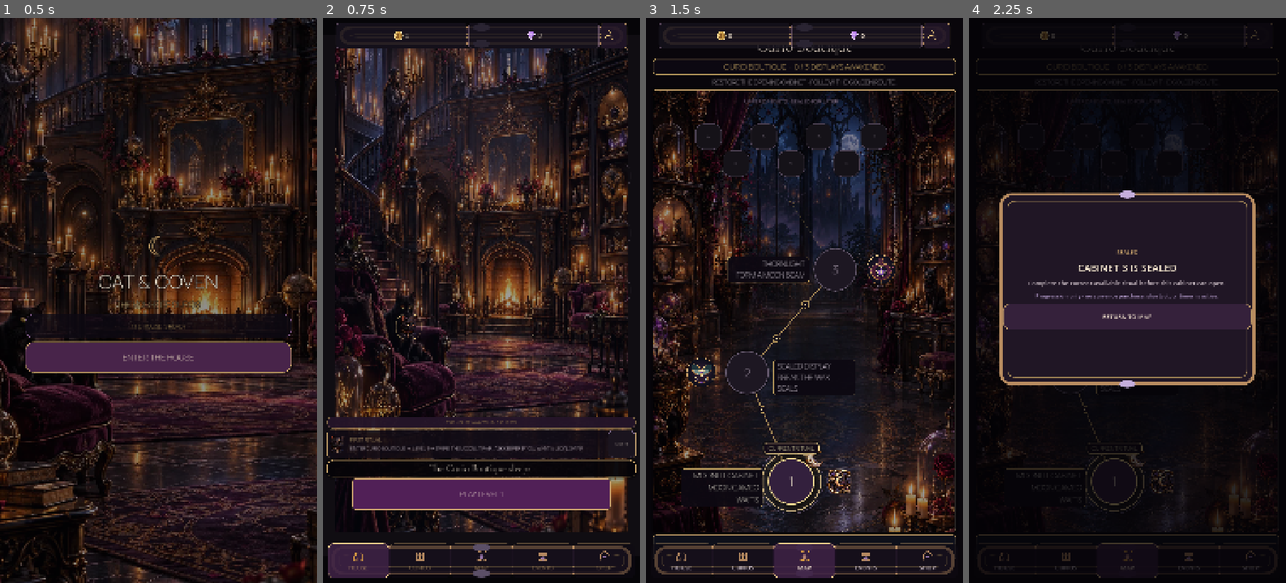
Above: before the commit, frames 1-4 (left to right).
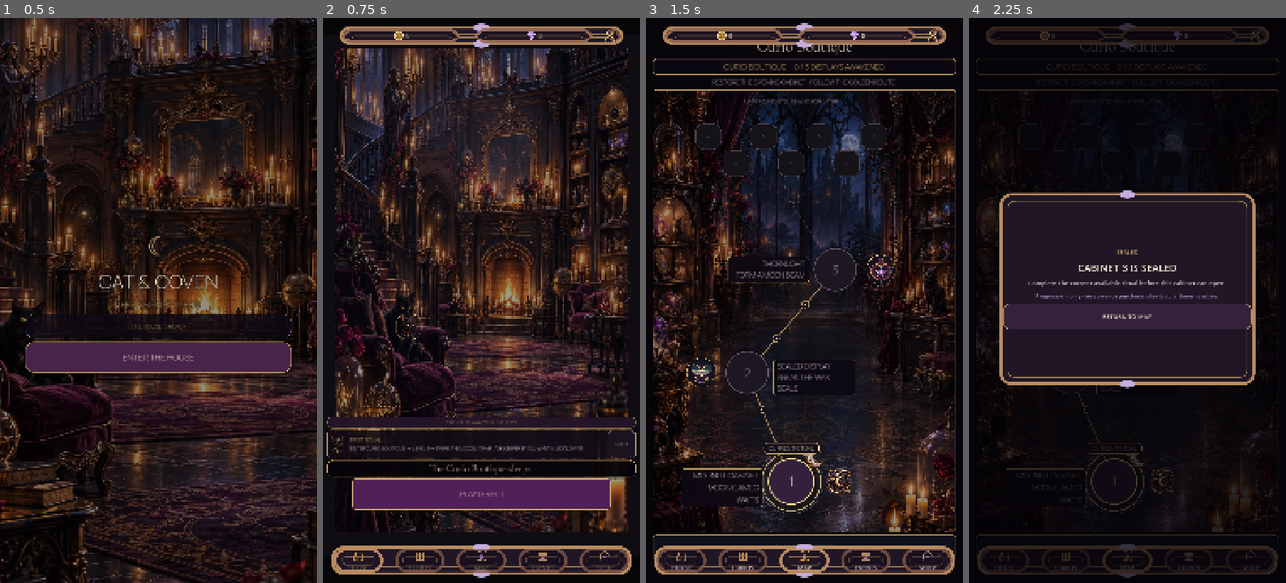
Above: after the commit, the same moments.

Repository: Jay-prodesign/akilta-match3
Game: Godot game, scene res://src/app/app_bootstrap.tscn
Same seed, same stepped clock (60 frames per second), same inputs: the game is played once before the commit and once after it.
Inputs:
- Up to frame 1 (0.5 s): no input
- Up to frame 2 (0.75 s): click "ENTER THE HOUSE" at 0.5 s
- Up to frame 3 (1.5 s): click "PLAY LEVEL 1" at 1.25 s
- Up to frame 4 (2.25 s): click "3" at 2 s

Frame 1 is identical in both runs. In frame 2, 4.9% of the frame differs, in the area x 1-98%, y 0-100%; in frame 3, 5.0%, in the area x 2-98%, y 0-100%; in frame 4, 2.7%.

Commit message:
Back global interactive shell states with production chrome (#92)
Replace repeated flat inner shell surfaces with verified authored 9-slice material, preserving locked global geometry. Real 540x960 inspection rejected repeated ceremonial medallions; compact controls now use the corrected quiet chrome variant.

Diff:
--- a/assets/manifests/screen_asset_manifest.json
+++ b/assets/manifests/screen_asset_manifest.json
@@ -385,9 +385,9 @@
       ],
       "reuse": "global",
       "priority": "P0",
-      "production_status": "runtime_connected_authored_9slice_candidate",
+      "production_status": "runtime_connected_authored_9slice_verified",
       "current_path": "assets/ui/chrome/gbl_ui_ritual_panel_9s_base_v01.svg",
-      "technical_policy": "runtime_decoded_svg_to_imagetexture_9slice__authored_frame__render_verification_required",
+      "technical_policy": "runtime_decoded_svg_to_imagetexture_9slice__authored_frame__godot_4_7_2_render_verified",
       "runtime_style_script": "src/ui/theme/production_chrome.gd"
     },
     {
@@ -2230,10 +2230,10 @@
       ],
       "reuse": "declared_reuse_of_gbl_primary_panel_frame",
       "priority": "P0",
-      "production_status": "runtime_connected_authored_9slice_candidate",
+      "production_status": "runtime_connected_authored_9slice_verified",
       "current_path": "assets/ui/chrome/gbl_ui_ritual_panel_9s_base_v01.svg",
       "runtime_style_script": "src/ui/theme/production_chrome.gd",
-      "technical_policy": "runtime_decoded_svg_to_imagetexture_9slice__gameplay_shell__render_verification_required",
+      "technical_policy": "runtime_decoded_svg_to_imagetexture_9slice__gameplay_shell__godot_4_7_2_render_verified",
       "block": "resource_strip",
       "slot": "resource_strip_frame",
       "state": [
@@ -2268,10 +2268,10 @@
       ],
       "reuse": "declared_reuse_of_gbl_primary_panel_frame",
       "priority": "P0",
-      "production_status": "runtime_connected_authored_9slice_candidate",
+      "production_status": "runtime_connected_authored_9slice_verified",
       "current_path": "assets/ui/chrome/gbl_ui_ritual_panel_9s_base_v01.svg",
       "runtime_style_script": "src/ui/theme/production_chrome.gd",
-      "technical_policy": "runtime_decoded_svg_to_imagetexture_9slice__gameplay_shell__render_verification_required",
+      "technical_policy": "runtime_decoded_svg_to_imagetexture_9slice__gameplay_shell__godot_4_7_2_render_verified",
       "block": "gameplay_header",
       "slot": "objective_hud_frame",
       "state": [
@@ -2317,10 +2317,10 @@
       ],
       "reuse": "declared_reuse_of_gbl_primary_panel_frame",
       "priority": "P0",
-      "production_status": "runtime_connected_authored_9slice_candidate",
+      "production_status": "runtime_connected_authored_9slice_verified",
       "current_path": "assets/ui/chrome/gbl_ui_ritual_panel_9s_base_v01.svg",
       "runtime_style_script": "src/ui/theme/production_chrome.gd",
-      "technical_policy": "runtime_decoded_svg_to_imagetexture_9slice__gameplay_shell__render_verification_required",
+      "technical_policy": "runtime_decoded_svg_to_imagetexture_9slice__gameplay_shell__godot_4_7_2_render_verified",
       "block": "booster_row",
       "slot": "booster_tray_frame",
       "state": [
@@ -2417,6 +2417,92 @@
           ]
         }
       ]
+    },
+    {
+      "asset_id": "gbl_resource_chip_frame",
+      "screen": [
+        "global"
+      ],
+      "block": "global_header",
+      "slot": "currency_chip_shell",
+      "state": [
+        "normal"
+      ],
+      "type": "structural_ui",
+      "dimensions": "512x512_9slice_runtime_reuse",
+      "aspect_ratio": "scalable",
+      "transparent": true,
+      "variants": [
+        "coin",
+        "gem"
+      ],
+      "reuse": "declared_reuse_of_gbl_primary_panel_frame",
+      "priority": "P0",
+      "production_status": "runtime_connected_authored_9slice_verified",
+      "current_path": "assets/ui/chrome/gbl_ui_ritual_panel_9s_quiet_v01.svg",
+      "runtime_style_script": "src/ui/theme/production_chrome.gd",
+      "technical_policy": "runtime_decoded_svg_to_imagetexture_9slice__global_resource_chip__godot_4_7_2_render_verified",
+      "provenance": "Derived quiet structural 9-slice from the approved authored ritual-frame family; removes the ceremonial center medallions from repeated compact controls while preserving the same border/material language."
+    },
+    {
+      "asset_id": "gbl_nav_item_frame",
+      "screen": [
+        "global"
+      ],
+      "block": "bottom_navigation",
+      "slot": "destination_button_state",
+      "state": [
+        "normal",
+        "selected",
+        "hover",
+        "pressed",
+        "focus",
+        "disabled"
+      ],
+      "type": "structural_ui",
+      "dimensions": "512x512_9slice_runtime_reuse",
+      "aspect_ratio": "scalable",
+      "transparent": true,
+      "variants": [
+        "quiet",
+        "focused"
+      ],
+      "reuse": "declared_reuse_of_gbl_primary_panel_frame",
+      "priority": "P0",
+      "production_status": "runtime_connected_authored_9slice_verified",
+      "current_path": "assets/ui/chrome/gbl_ui_ritual_panel_9s_quiet_v01.svg",
+      "runtime_style_script": "src/ui/theme/production_chrome.gd",
+      "technical_policy": "runtime_decoded_svg_to_imagetexture_9slice__global_navigation_state__godot_4_7_2_render_verified",
+      "provenance": "Derived quiet structural 9-slice from the approved authored ritual-frame family; removes the ceremonial center medallions from repeated compact controls while preserving the same border/material language."
+    },
+    {
+      "asset_id": "gbl_profile_action_frame",
+      "screen": [
+        "global"
+      ],
+      "block": "global_header",
+      "slot": "profile_action",
+      "state": [
+        "normal",
+        "hover",
+        "pressed",
+        "focus"
+      ],
+      "type": "structural_ui",
+      "dimensions": "512x512_9slice_runtime_reuse",
+      "aspect_ratio": "scalable",
+      "transparent": true,
+      "variants": [
+        "quiet",
+        "focused"
+      ],
+      "reuse": "declared_reuse_of_gbl_primary_panel_frame",
+      "priority": "P0",
+      "production_status": "runtime_connected_authored_9slice_verified",
+      "current_path": "assets/ui/chrome/gbl_ui_ritual_panel_9s_quiet_v01.svg",
+      "runtime_style_script": "src/ui/theme/production_chrome.gd",
+      "technical_policy": "runtime_decoded_svg_to_imagetexture_9slice__global_profile_action__godot_4_7_2_render_verified",
+      "provenance": "Derived quiet structural 9-slice from the approved authored ritual-frame family; removes the ceremonial center medallions from repeated compact controls while preserving the same border/material language."
     }
   ],
   "vertical_slice_art_policy": {
@@ -2509,7 +2595,9 @@
   },
   "asset_gap_pass": {
     "global_shell_chrome": "RUNTIME_AND_RENDER_VERIFIED",
-    "gameplay_chrome": "IN_PROGRESS_RENDER_REQUIRED",
-    "secondary_hero_chrome": "RUNTIME_AND_RENDER_VERIFIED"
+    "gameplay_chrome": "RUNTIME_AND_RENDER_VERIFIED",
+    "secondary_hero_chrome": "RUNTIME_AND_RENDER_VERIFIED",
+    "global_interactive_chrome": "RUNTIME_AND_RENDER_VERIFIED",
+    "global_interactive_chrome_evidence_head": "d66f1659367474ee6c21f7a2beef281a477ac7a6"
   }
 }
--- /dev/null
+++ b/assets/ui/chrome/gbl_ui_ritual_panel_9s_quiet_v01.svg
@@ -0,0 +1 @@
+<svg xmlns="http://www.w3.org/2000/svg" width="512" height="512" viewBox="0 0 512 512"><rect x="24" y="24" width="464" height="464" rx="36" fill="#201625" stroke="#b88c60" stroke-width="10"/><rect x="46" y="46" width="420" height="420" rx="25" fill="none" stroke="#d8b56a" stroke-opacity=".65" stroke-width="3"/></svg>
--- a/src/ui/shared/product_navigation.gd
+++ b/src/ui/shared/product_navigation.gd
@@ -48,6 +48,7 @@
 		var is_active := action == active_section
 		button.set_meta("interaction_state", "selected" if is_active else "normal")
 		button.disabled = is_active
+		ProductionChrome.apply_interactive_button(button, is_active, "nav_" + action)
 		button.tooltip_text = action.capitalize()
 		var icon := button.get_node_or_null("Content/Icon") as TextureRect
 		var caption := button.get_node_or_null("Content/Label") as Label
@@ -74,6 +75,7 @@
 	var icons_loaded := true
 	var touch_targets_ok := true
 	var north_star_nav_zone := true
+	var interactive_chrome := true
 	for item in ITEMS:
 		var button := panel.get_node_or_null("Scroll/Items/%s" % String(item["node"])) as Button
 		all_slots_present = all_slots_present and button != null
@@ -86,6 +88,7 @@
 		touch_targets_ok = touch_targets_ok and button.custom_minimum_size.y >= 88.0
 		var caption := button.get_node_or_null("Content/Label") as Label
 		north_star_nav_zone = north_star_nav_zone and button.custom_minimum_size.y >= 112.0 and button.custom_minimum_size.y <= 124.0 and icon != null and icon.custom_minimum_size.x >= 44.0 and caption != null and caption.get_theme_font_size("font_size") >= 20
+		interactive_chrome = interactive_chrome and button.get_theme_stylebox("normal") is StyleBoxTexture and button.get_theme_stylebox("hover") is StyleBoxTexture and button.get_theme_stylebox("pressed") is StyleBoxTexture and button.get_theme_stylebox("focus") is StyleBoxTexture and button.get_theme_stylebox("disabled") is StyleBoxTexture and String(button.get_meta("production_chrome_kind", "")).begins_with("interactive_nav_")
 	return {
 		"authored_scene": true,
 		"all_slots_present": all_slots_present,
@@ -94,5 +97,6 @@
 		"north_star_nav_zone": north_star_nav_zone and (panel.offset_bottom - panel.offset_top) >= 128.0 and (panel.offset_bottom - panel.offset_top) <= 144.0,
 		"nav_zone_height": panel.offset_bottom - panel.offset_top,
 		"asset_backed_shell": panel.get_theme_stylebox("panel") is StyleBoxTexture and String(panel.get_meta("production_chrome_kind", "")) == "bottom",
+		"asset_backed_interactive_chrome": interactive_chrome,
 		"runtime_ui_factory": false,
 	}
--- a/src/ui/shared/top_resource_bar.gd
+++ b/src/ui/shared/top_resource_bar.gd
@@ -31,6 +31,10 @@
 	panel.offset_bottom = 112.0 + safe_insets.y
 	screen.add_child(panel)
 	ProductionChrome.apply_shell(panel, "top")
+	var coin_chip := panel.get_node_or_null("Resources/CoinResourceChip") as PanelContainer
+	var gem_chip := panel.get_node_or_null("Resources/GemResourceChip") as PanelContainer
+	ProductionChrome.apply_compact_panel(coin_chip, "coin_resource")
+	ProductionChrome.apply_compact_panel(gem_chip, "gem_resource")
 
 	var coin_icon := panel.get_node_or_null("Resources/CoinResourceChip/Content/Icon") as TextureRect
 	var gem_icon := panel.get_node_or_null("Resources/GemResourceChip/Content/Icon") as TextureRect
@@ -41,6 +45,7 @@
 	var profile := panel.get_node_or_null("Resources/KeeperProfile") as Button
 	if profile != null:
 		profile.icon = PieceAssetLoader.ornament("res://assets/ui/ui_profile.svg")
+		ProductionChrome.apply_interactive_button(profile, false, "keeper_profile")
 	_bind_profile(panel, profile_handler)
 
 	refresh(panel, progress)
@@ -94,6 +99,10 @@
 	var coin_icon := panel.get_node_or_null("Resources/CoinResourceChip/Content/Icon") as TextureRect
 	var gem_icon := panel.get_node_or_null("Resources/GemResourceChip/Content/Icon") as TextureRect
 	var profile := panel.get_node_or_null("Resources/KeeperProfile") as Button
+	var coin_chip := panel.get_node_or_null("Resources/CoinResourceChip") as PanelContainer
+	var gem_chip := panel.get_node_or_null("Resources/GemResourceChip") as PanelContainer
+	var asset_backed_resource_chips := coin_chip != null and coin_chip.get_theme_stylebox("panel") is StyleBoxTexture and gem_chip != null and gem_chip.get_theme_stylebox("panel") is StyleBoxTexture
+	var asset_backed_profile_action := profile != null and profile.get_theme_stylebox("normal") is StyleBoxTexture and profile.get_theme_stylebox("hover") is StyleBoxTexture and profile.get_theme_stylebox("pressed") is StyleBoxTexture and profile.get_theme_stylebox("focus") is StyleBoxTexture
 	return {
 		"authored_scene": true,
 		"resource_slots_present": coin != null and gem != null,
@@ -102,6 +111,8 @@
 		"north_star_resource_zone": (panel.offset_bottom - panel.offset_top) >= 96.0 and (panel.offset_bottom - panel.offset_top) <= 112.0 and coin_icon != null and coin_icon.custom_minimum_size.x >= 40.0 and gem_icon != null and gem_icon.custom_minimum_size.x >= 40.0,
 		"resource_zone_height": panel.offset_bottom - panel.offset_top,
 		"asset_backed_shell": panel.get_theme_stylebox("panel") is StyleBoxTexture and String(panel.get_meta("production_chrome_kind", "")) == "top",
+		"asset_backed_resource_chips": asset_backed_resource_chips,
+		"asset_backed_profile_action": asset_backed_profile_action and String(profile.get_meta("production_chrome_kind", "")) == "interactive_keeper_profile",
 		"runtime_ui_factory": false,
 	}
 
--- a/src/ui/theme/production_chrome.gd
+++ b/src/ui/theme/production_chrome.gd
@@ -3,15 +3,19 @@
 
 const PieceAssetLoader = preload("res://src/match3/presentation/piece_asset_loader.gd")
 const PRIMARY_PANEL_PATH := "res://assets/ui/chrome/gbl_ui_ritual_panel_9s_base_v01.svg"
+const QUIET_PANEL_PATH := "res://assets/ui/chrome/gbl_ui_ritual_panel_9s_quiet_v01.svg"
 
 static var _primary_panel: StyleBoxTexture
 static var _top_shell: StyleBoxTexture
 static var _bottom_shell: StyleBoxTexture
 static var _gameplay_shell: StyleBoxTexture
 static var _secondary_panel: StyleBoxTexture
+static var _compact_panel: StyleBoxTexture
+static var _interactive_normal: StyleBoxTexture
+static var _interactive_focus: StyleBoxTexture
 
-static func _style(content_margin: float, texture_margin: float = 64.0) -> StyleBoxTexture:
-	var texture := PieceAssetLoader.ornament(PRIMARY_PANEL_PATH)
+static func _style(content_margin: float, texture_margin: float = 64.0, asset_path: String = PRIMARY_PANEL_PATH) -> StyleBoxTexture:
+	var texture := PieceAssetLoader.ornament(asset_path)
 	if texture == null:
 		return null
 	var style := StyleBoxTexture.new()
@@ -51,6 +55,54 @@
 	if _secondary_panel == null:
 		_secondary_panel = _style(16.0, 56.0)
 	return _secondary_panel
+
+static func compact_panel() -> StyleBoxTexture:
+	if _compact_panel == null:
+		_compact_panel = _style(4.0, 52.0, QUIET_PANEL_PATH)
+		if _compact_panel != null:
+			_compact_panel.modulate_color = Color(0.84, 0.78, 0.88, 0.92)
+	return _compact_panel
+
+static func interactive_normal() -> StyleBoxTexture:
+	if _interactive_normal == null:
+		_interactive_normal = _style(4.0, 52.0, QUIET_PANEL_PATH)
+		if _interactive_normal != null:
+			_interactive_normal.modulate_color = Color(0.72, 0.64, 0.76, 0.78)
+	return _interactive_normal
+
+static func interactive_focus() -> StyleBoxTexture:
+	if _interactive_focus == null:
+		_interactive_focus = _style(4.0, 52.0, QUIET_PANEL_PATH)
+		if _interactive_focus != null:
+			_interactive_focus.modulate_color = Color(1.0, 0.98, 1.0, 1.0)
+	return _interactive_focus
+
+static func apply_compact_panel(panel: Control, role: String) -> bool:
+	if panel == null:
+		return false
+	var style := compact_panel()
+	if style == null:
+		return false
+	panel.add_theme_stylebox_override("panel", style)
+	panel.set_meta("production_chrome_asset", QUIET_PANEL_PATH)
+	panel.set_meta("production_chrome_kind", "compact_" + role)
+	return true
+
+static func apply_interactive_button(button: Button, selected: bool, role: String) -> bool:
+	if button == null:
+		return false
+	var normal_style := interactive_normal()
+	var focus_style := interactive_focus()
+	if normal_style == null or focus_style == null:
+		return false
+	button.add_theme_stylebox_override("normal", focus_style if selected else normal_style)
+	button.add_theme_stylebox_override("hover", focus_style)
+	button.add_theme_stylebox_override("pressed", focus_style)
+	button.add_theme_stylebox_override("focus", focus_style)
+	button.add_theme_stylebox_override("disabled", focus_style if selected else normal_style)
+	button.set_meta("production_chrome_asset", QUIET_PANEL_PATH)
+	button.set_meta("production_chrome_kind", "interactive_" + role)
+	return true
 
 static func apply_secondary(panel: Control, role: String) -> bool:
 	if panel == null:
@@ -112,4 +164,8 @@
 		"gameplay_shell_asset_backed": gameplay_shell() != null and gameplay_shell().texture != null,
 		"secondary_panel_asset_backed": secondary_panel() != null and secondary_panel().texture != null,
 		"secondary_hero_family_verified": secondary_panel() != null and secondary_panel().texture != null,
+		"compact_panel_asset_backed": compact_panel() != null and compact_panel().texture != null,
+		"interactive_button_asset_backed": interactive_normal() != null and interactive_normal().texture != null and interactive_focus() != null and interactive_focus().texture != null,
+		"global_interactive_family_ready": compact_panel() != null and compact_panel().texture != null and interactive_normal() != null and interactive_normal().texture != null and interactive_focus() != null and interactive_focus().texture != null,
+		"quiet_interactive_runtime_path": PieceAssetLoader.resolved_path(QUIET_PANEL_PATH),
 	}
--- a/tests/unit/test_authored_global_product_shell.gd
+++ b/tests/unit/test_authored_global_product_shell.gd
@@ -44,6 +44,7 @@
 	_expect(bool(nav_contract.get("north_star_nav_zone", false)), "ProductNavigation must occupy the canonical 128–144 logical px North Star navigation zone")
 	_expect(float(nav_contract.get("nav_zone_height", 0.0)) == 136.0, "ProductNavigation authored baseline height must be 136 logical px")
 	_expect(bool(nav_contract.get("asset_backed_shell", false)), "ProductNavigation shell must use authored asset-backed production chrome")
+	_expect(bool(nav_contract.get("asset_backed_interactive_chrome", false)), "ProductNavigation destination states must use asset-backed production chrome")
 	var chrome_contract := preload("res://src/ui/theme/production_chrome.gd").contract()
 	_expect(bool(chrome_contract.get("global_shell_family_verified", false)), "Global top/bottom shell chrome family must resolve through authored texture-backed 9-slice styles")
 	_expect(not bool(nav_contract.get("runtime_ui_factory", true)), "ProductNavigation must not create persistent shell nodes at runtime")
@@ -65,6 +66,8 @@
 	_expect(bool(bar_contract.get("north_star_resource_zone", false)), "TopResourceBar must occupy the canonical 96–112 logical px resource zone")
 	_expect(float(bar_contract.get("resource_zone_height", 0.0)) == 104.0, "TopResourceBar authored baseline height must be 104 logical px")
 	_expect(bool(bar_contract.get("asset_backed_shell", false)), "TopResourceBar shell must use authored asset-backed production chrome")
+	_expect(bool(bar_contract.get("asset_backed_resource_chips", false)), "TopResourceBar resource chips must use asset-backed production chrome")
+	_expect(bool(bar_contract.get("asset_backed_profile_action", false)), "TopResourceBar Keeper profile states must use asset-backed production chrome")
 	_expect(layout.offset_top >= 128.0, "TopResourceBar must reserve the canonical top content start instead of covering screen titles")
 	_expect(layout.offset_bottom <= -152.0, "ProductNavigation must preserve the canonical bottom content reserve")
 	_expect(bar.find_child("LifeResource", true, false) == null, "Shared resource bar must not expose unimplemented life economy")
--- a/tests/unit/test_production_chrome_asset.gd
+++ b/tests/unit/test_production_chrome_asset.gd
@@ -17,6 +17,7 @@
 	_expect(bool(contract.get("asset_backed", false)), "shared production chrome texture must decode at runtime")
 	_expect(String(contract.get("runtime_path", "")).ends_with(".svg"), "shared production chrome must resolve from the authored frame source through the runtime image decoder")
 	_expect(float(contract.get("nine_slice_margin", 0.0)) >= 56.0, "shared production chrome must retain safe 9-slice corners")
+	_expect(bool(contract.get("global_interactive_family_ready", false)), "global interactive chrome variants must resolve from the authored 9-slice source")
 	await _expect_panel(PRESTART, "Layout/Card")
 	await _expect_panel(GAMEPLAY, "PauseOverlay/Card")
 	await _expect_panel(GAMEPLAY, "ResultOverlay/Card")
